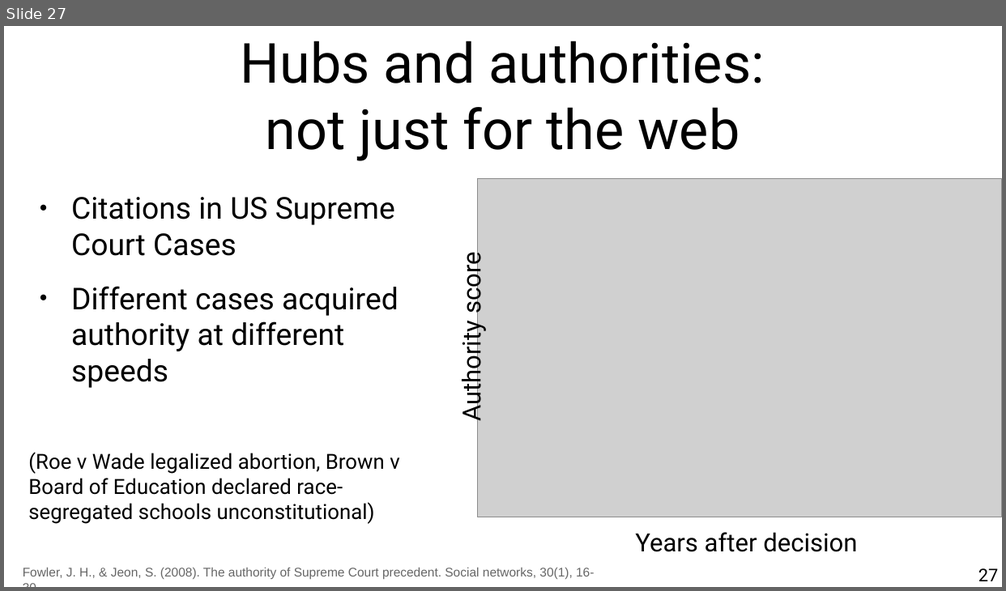
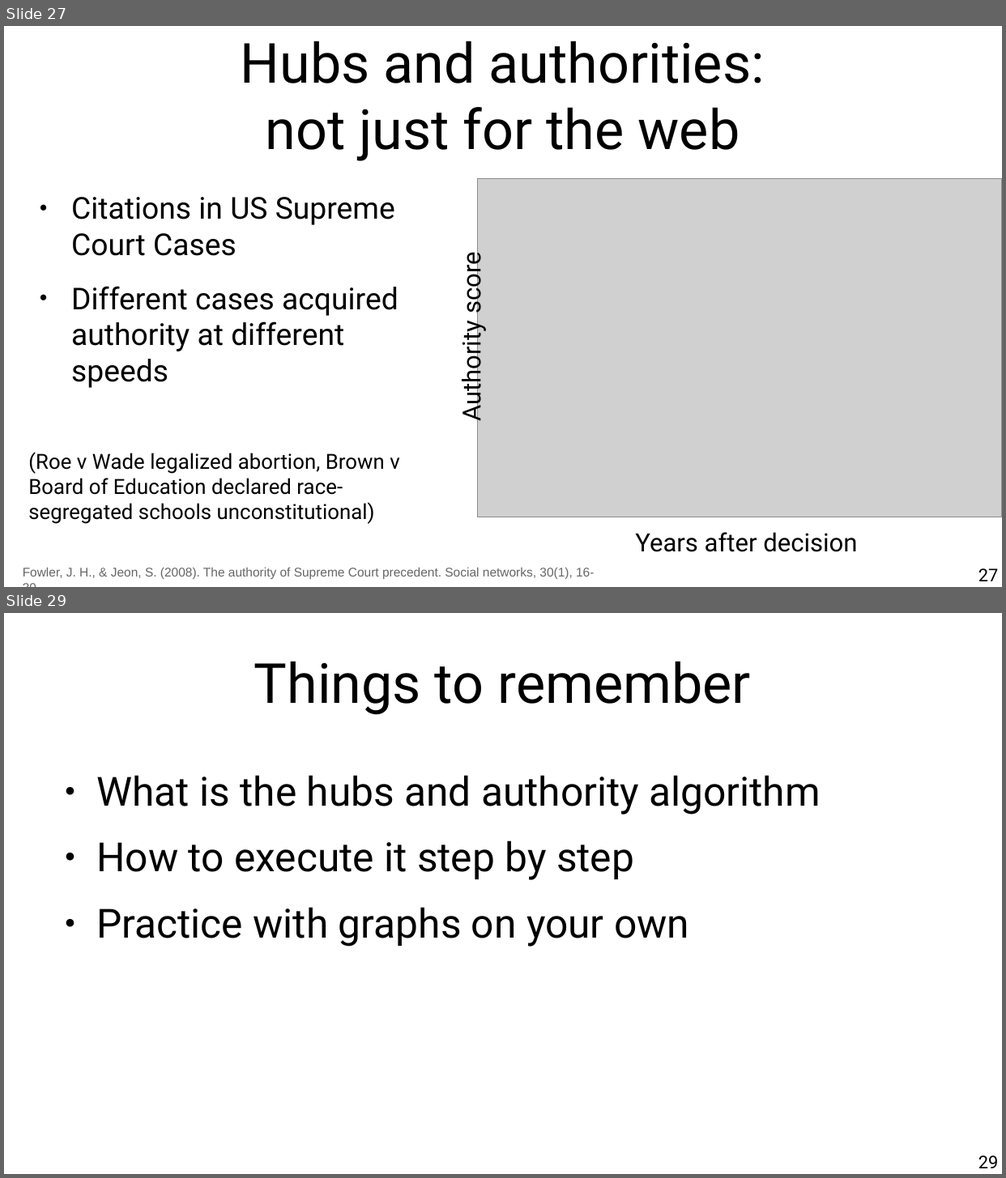
Before and after one commit to chatox/networks-science-course, a slide deck: theory/tt07_hubs_authorities.odp. Shown one above the other, each under a label of ours: slide 27 before the commit, slides 27 and 29 after it; the slides between them are not shown. The pictures are 1006x591 and 1006x1178 pixels, drawn with LibreOffice and Linux fonts; fonts in the diff are those of the drawing; grey boxes stand for pictures. Boxes give left, top, right and bottom in pixels: in the first picture for what was removed or moved away, otherwise in the second. Text is boxed around its words. In the diff, an @@ line names an element or a change of style, - is before the commit and + after.

```diff
--- a/theory/tt07_hubs_authorities.odp
+++ b/theory/tt07_hubs_authorities.odp
@@ slide 29 added at box(4, 613, 1002, 1174), background #FFFFFF @@
@@ title added at box(254, 661, 751, 715), 44 pt, text #000000 @@
+Things to remember
@@ text added at box(96, 775, 820, 947), 32 pt, text #000000 @@
+● What is the hubs and authority algorithm
+● How to execute it step by step
+● Practice with graphs on your own
@@ page number added at box(978, 1156, 998, 1169), 14 pt, text #000000 @@
+29
```
Also in this commit, not shown: 8 slides changed, 1 other slide added, 2 other files.
